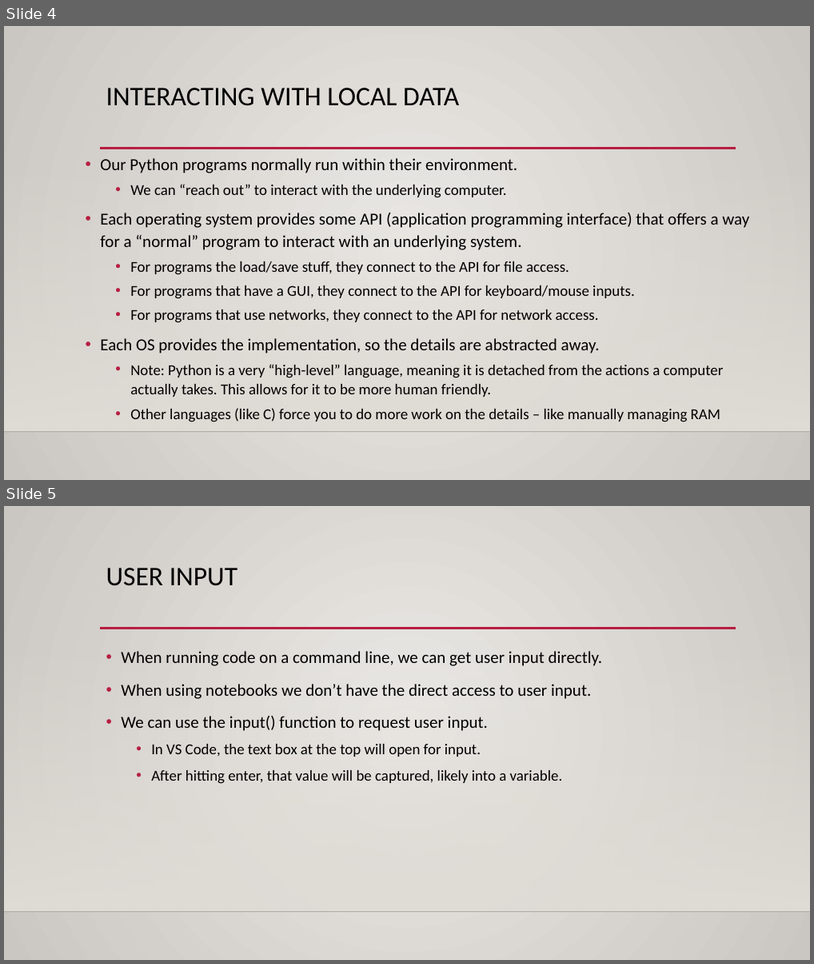
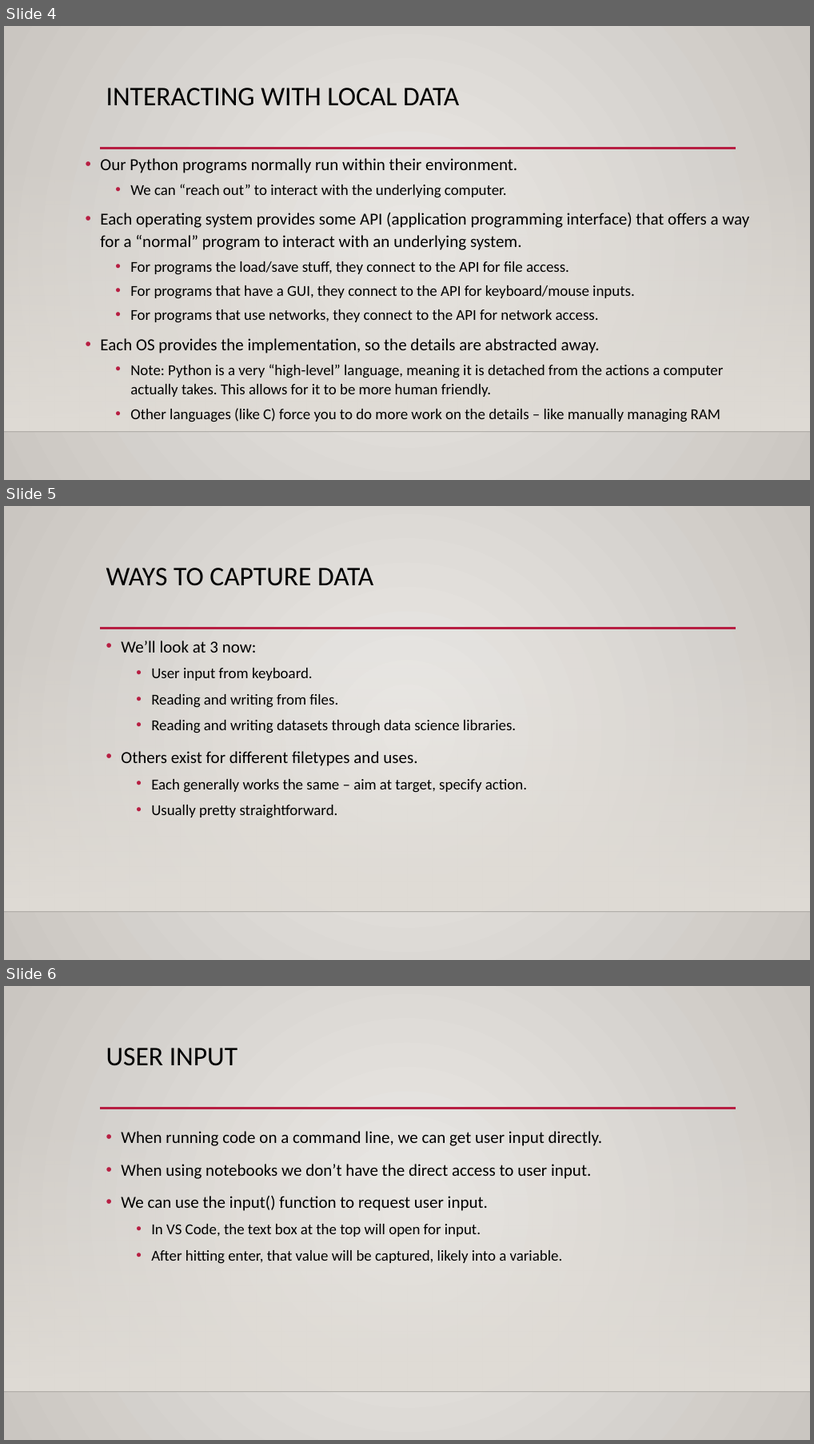
Before and after one commit to AkeemSemperDataScience/Programming_Basics_for_Machine_Learning_Students, a slide deck: reference_material/slides/005_file_access.pptx. Shown one above the other, each under a label of ours: slides 4 and 5 before the commit, slides 4, 5 and 6 after it. The pictures are 814x964 and 814x1444 pixels, drawn with LibreOffice and Linux fonts; fonts in the diff are those of the drawing; background and template pictures are left out. Boxes give left, top, right and bottom in pixels: in the first picture for what was removed or moved away, otherwise in the second. Text is boxed around its words. In the diff, an @@ line names an element or a change of style, - is before the commit and + after.

```diff
--- a/reference_material/slides/005_file_access.pptx
+++ b/reference_material/slides/005_file_access.pptx
@@ slide 5 added at (4,506,810,960), background gradient #ECEAE7 to #CAC7C1; not listed: 3 template elements that a slide beside it also shows @@
@@ title added at (106,568,374,586), 32 pt, text #000000 @@
+WAYS TO CAPTURE DATA
@@ text added at (121,640,527,818), 18 pt, text #000000 @@
+• We’ll look at 3 now:
+  • User input from keyboard.
+  • Reading and writing from files.
+  • Reading and writing datasets through data science libraries.
+• Others exist for different filetypes and uses.
+  • Each generally works the same – aim at target, specify action.
+  • Usually pretty straightforward.
@@ what was slide 5 is now slide 6 @@
```
Also in this commit, not shown: 4 slides changed, 8 other slides added, 12 other files.
